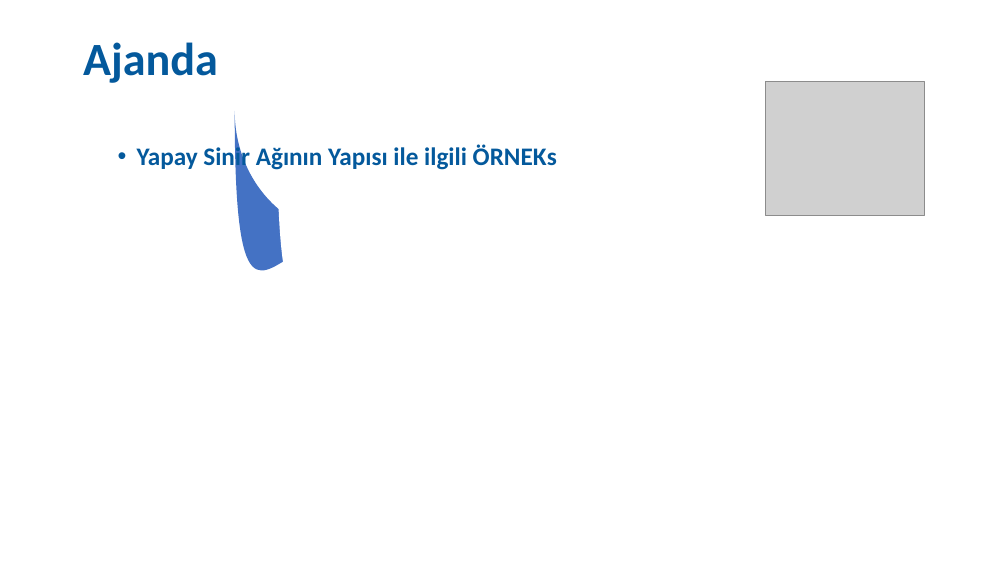
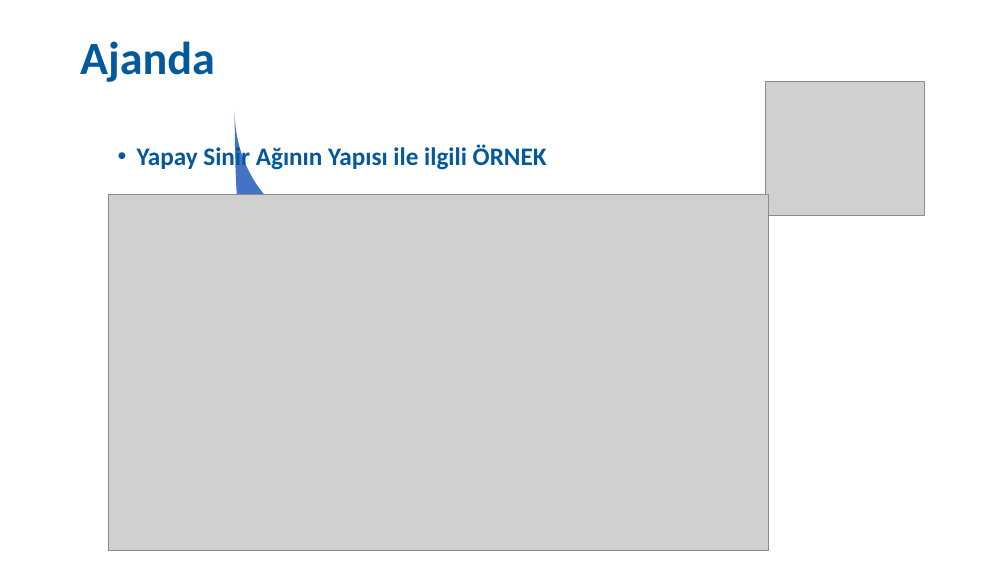
Before and after one commit to SevdanurGENC/Artificial-Neural-Networks-Lecture-Notes, a slide deck: slide 2 of Notes/02. Bolum - Yapay Sinir Aglari.ppt. Drawn at 1008x567 pixels with LibreOffice and Linux fonts; fonts in the diff are those of the drawing; grey boxes stand for pictures. Boxes give left, top, right and bottom in pixels: in the first picture for what was removed or moved away, otherwise in the second. Text is boxed around its words. In the diff, an @@ line names an element or a change of style, - is before the commit and + after.

```diff
--- a/Notes/02. Bolum - Yapay Sinir Aglari.ppt
+++ b/Notes/02. Bolum - Yapay Sinir Aglari.ppt
@@ text at [137,145,547,172]: text changed @@
-  • Yapay Sinir Ağının Yapısı ile ilgili ÖRNEKs
+  • Yapay Sinir Ağının Yapısı ile ilgili ÖRNEK
@@ picture added at [108,194,768,551] @@
```
Also in this commit, not shown: 2 other slides changed, 22 slides added, 3 other files.
